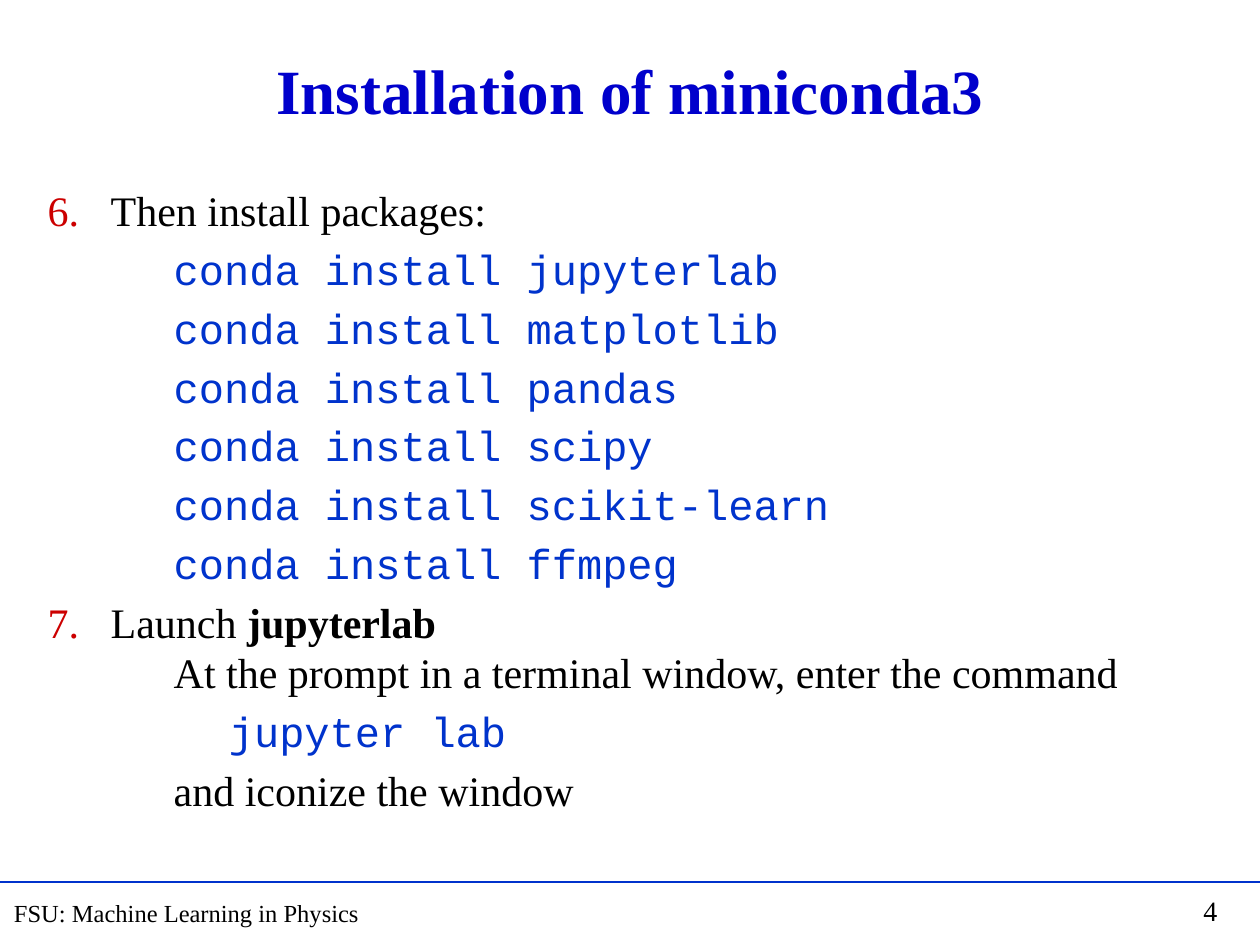
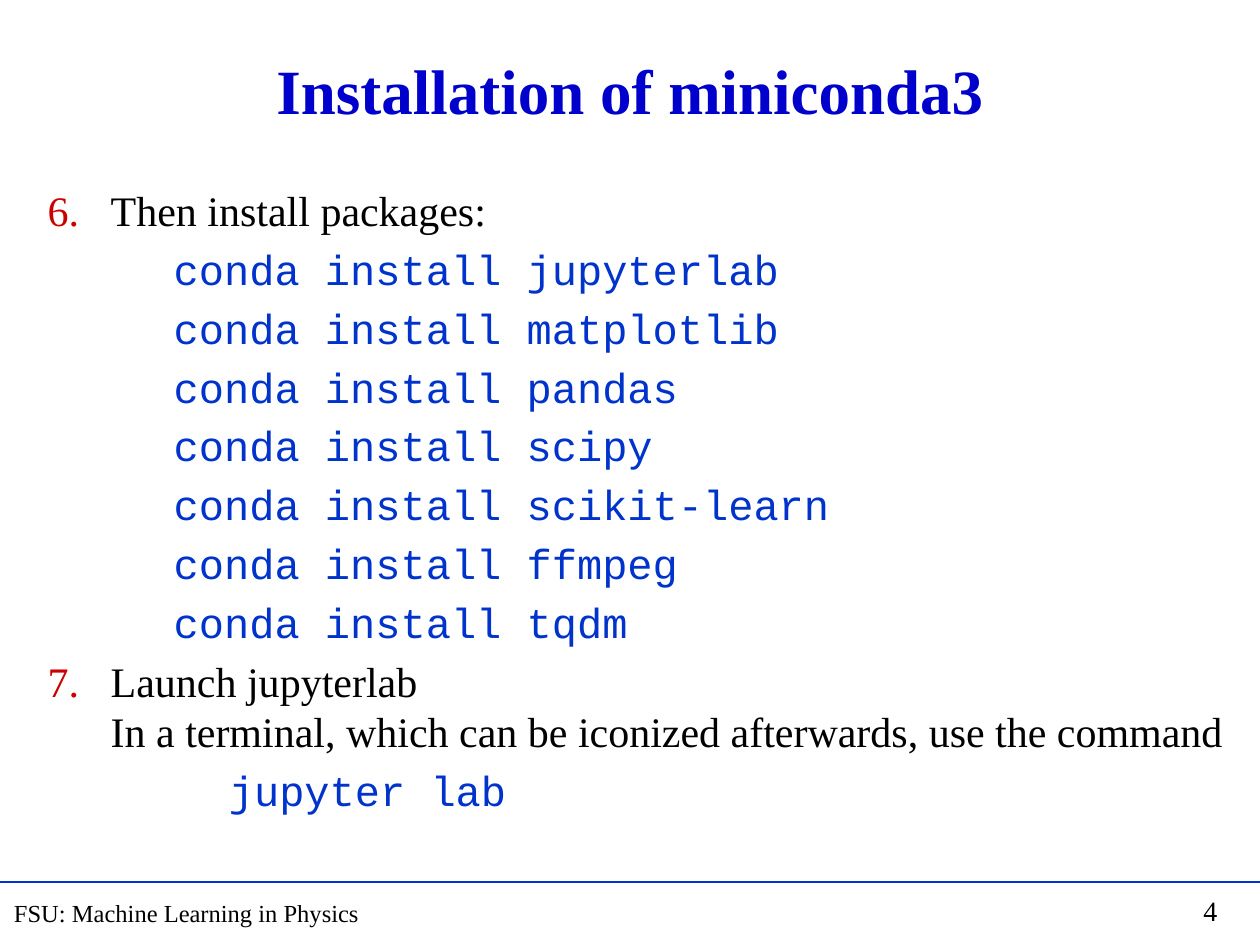
Before and after one commit to hbprosper/MLinPhysics, a slide deck: slide 4 of Lectures/Week01/Tutorial01.pptx. Drawn at 1260x945 pixels with LibreOffice and Linux fonts; fonts in the diff are those of the drawing. Boxes give left, top, right and bottom in pixels: in the first picture for what was removed or moved away, otherwise in the second. Text is boxed around its words. In the diff, an @@ line names an element or a change of style, - is before the commit and + after.

```diff
--- a/Lectures/Week01/Tutorial01.pptx
+++ b/Lectures/Week01/Tutorial01.pptx
@@ text at bbox=[111, 607, 1223, 754]: text changed @@
-7. Launch jupyterlab
-   At the prompt in a terminal window, enter the command
+conda install tqdm
+7. Launch jupyterlab
+   In a terminal, which can be iconized afterwards, use the command
@@ text at bbox=[174, 777, 573, 807]: paragraph removed @@
-and iconize the window
```
Also in this commit, not shown: 3 other slides changed, 1 other file.
